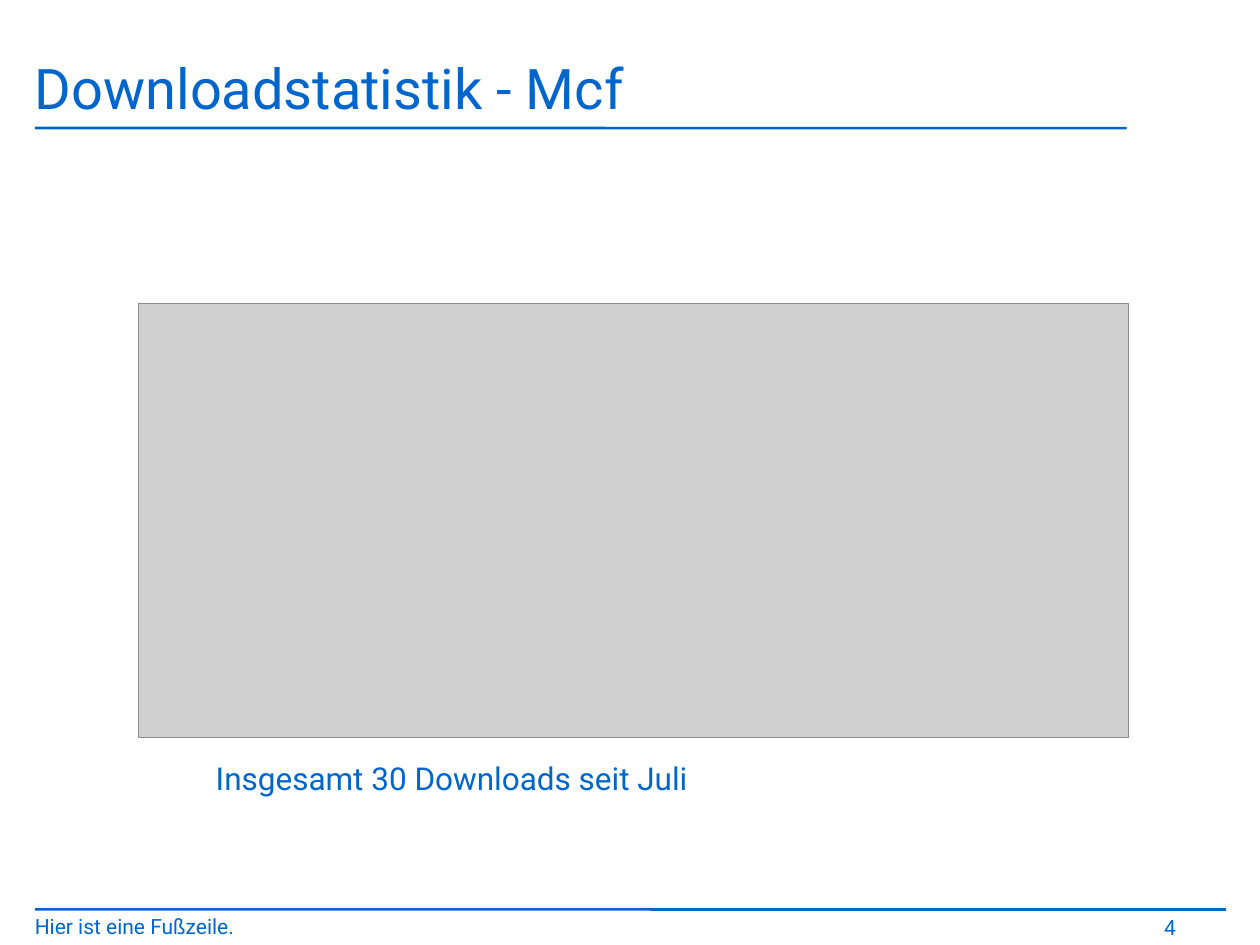
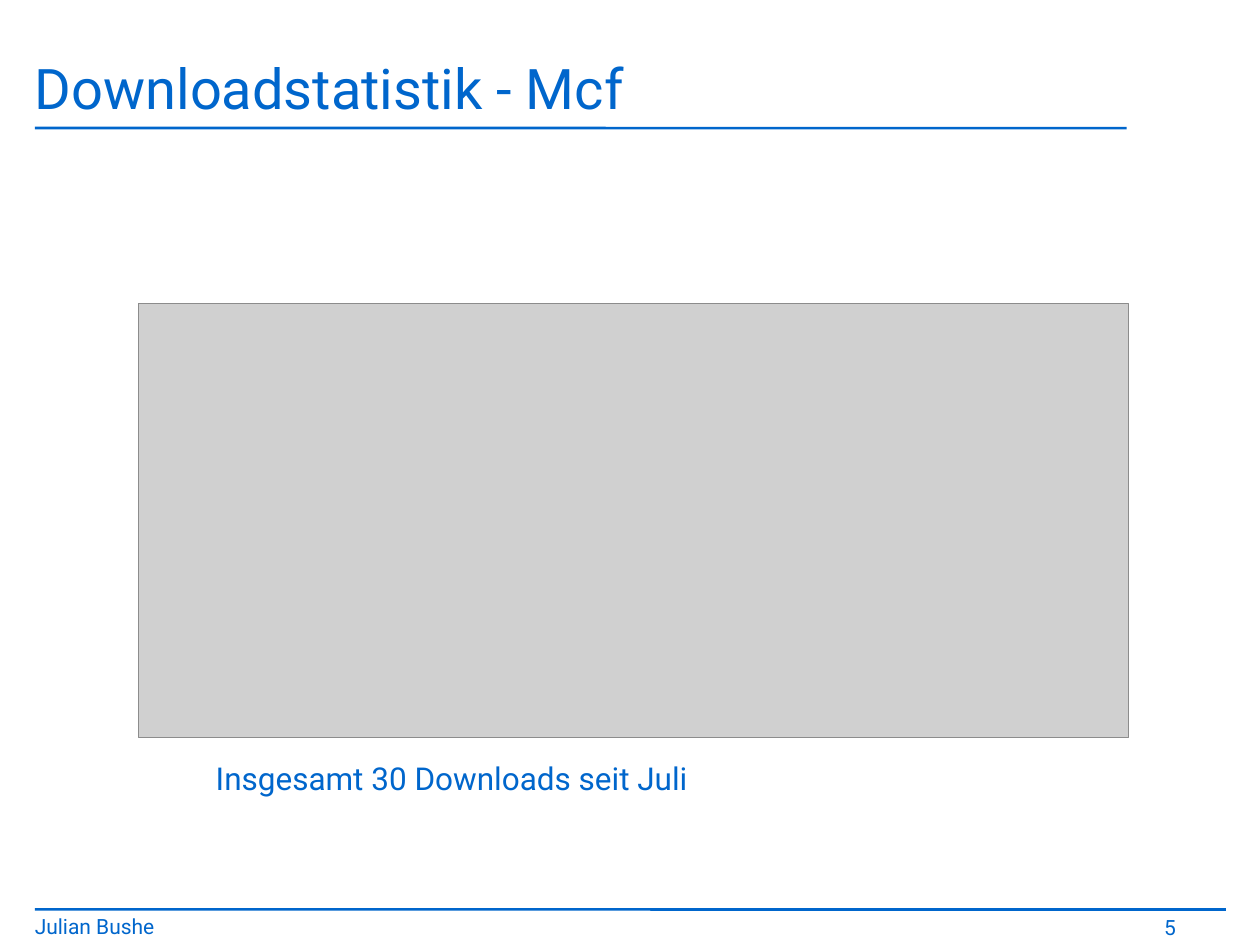
Before and after one commit to jbushe/presentations, a slide deck: slide 5 of presentation.odp (slide 4 before the commit). Drawn at 1260x945 pixels with LibreOffice and Linux fonts; fonts in the diff are those of the drawing; grey boxes stand for pictures; background and template pictures are left out. Boxes give left, top, right and bottom in pixels: in the first picture for what was removed or moved away, otherwise in the second. Text is boxed around its words. In the diff, an @@ line names an element or a change of style, - is before the commit and + after.

```diff
--- a/presentation.odp
+++ b/presentation.odp
@@ text at <box>35,918,154,935</box>: text changed @@
-Hier ist eine Fußzeile.
+Julian Bushe
@@ page number at <box>1164,920,1176,936</box>: text changed @@
-4
+5
```
Also in this commit, not shown: 3 other slides changed, 3 slides added, 2 slides removed, 1 other file.
